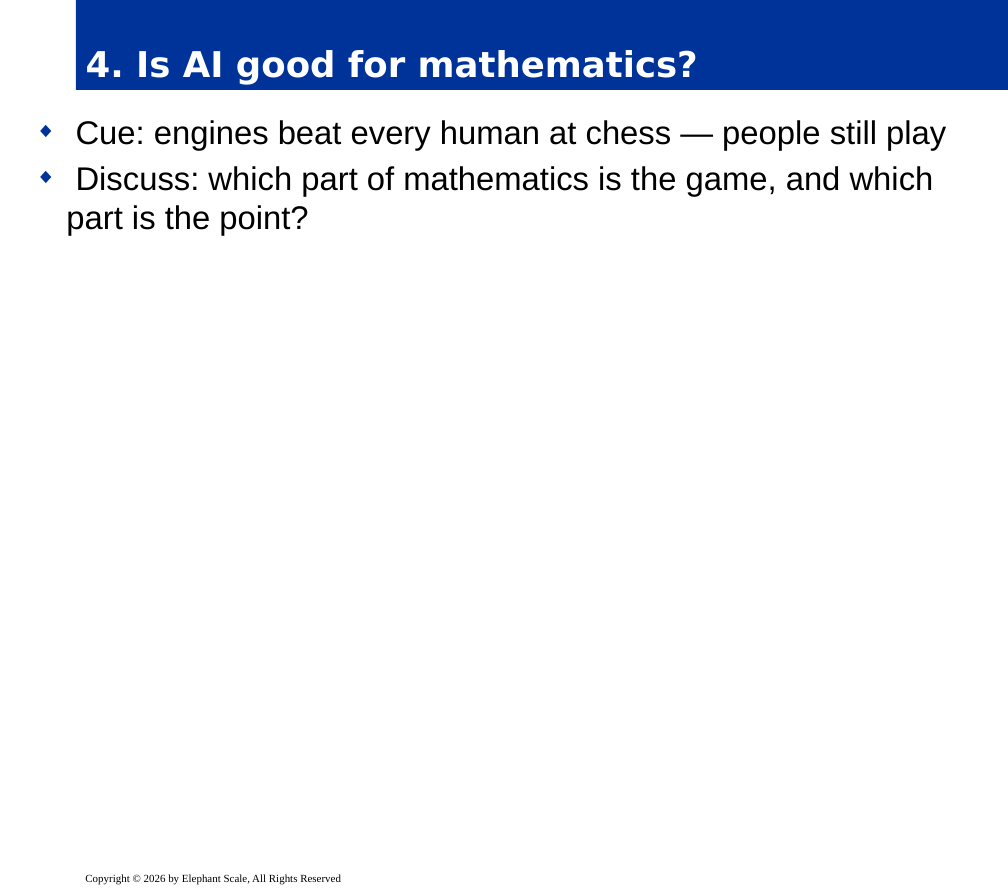
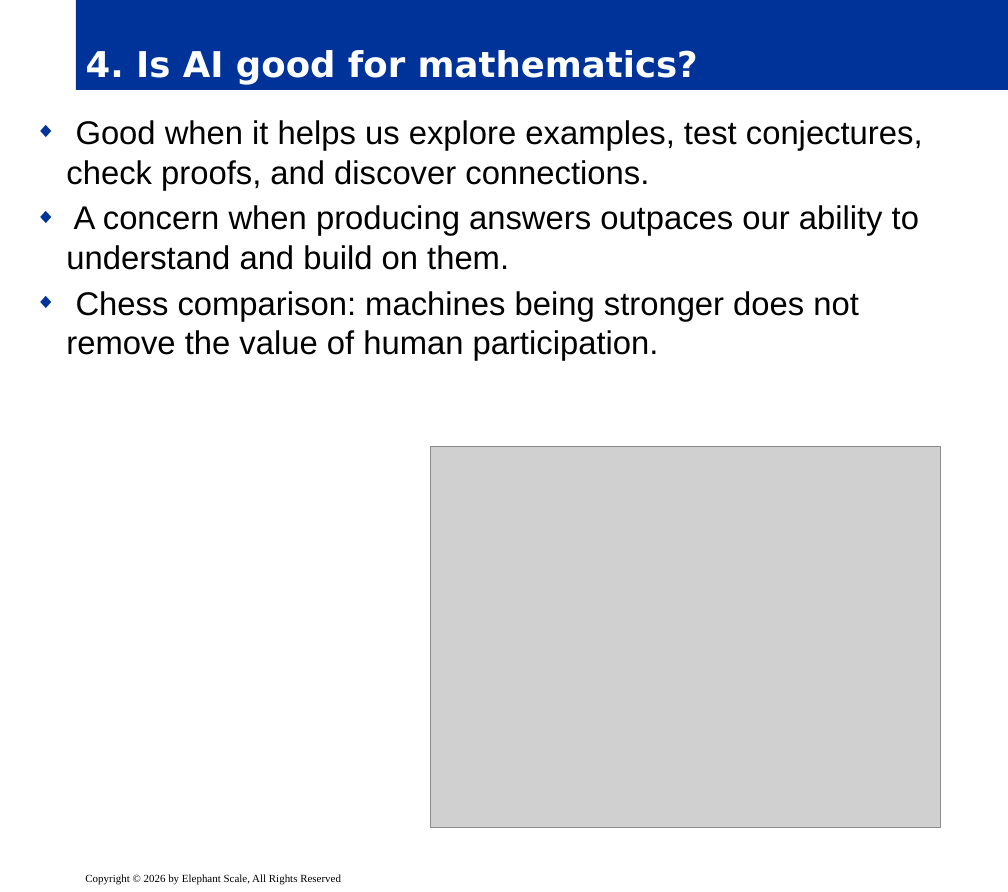
Before and after one commit to elephantscale/OpenAI-labs, a slide deck: slide 6 of 120-eight-questions-on-math-and-AI/slides/release/01__intro.pptx. Drawn at 1008x892 pixels with LibreOffice and Linux fonts; fonts in the diff are those of the drawing; grey boxes stand for pictures; background and template pictures are left out. Boxes give left, top, right and bottom in pixels: in the first picture for what was removed or moved away, otherwise in the second. Text is boxed around its words. In the diff, an @@ line names an element or a change of style, - is before the commit and + after.

```diff
--- a/120-eight-questions-on-math-and-AI/slides/release/01__intro.pptx
+++ b/120-eight-questions-on-math-and-AI/slides/release/01__intro.pptx
@@ text at [66,120,923,361]: text changed @@
-◆ Cue: engines beat every human at chess — people still play
-◆ Discuss: which part of mathematics is the game, and which part is the point?
+◆ Good when it helps us explore examples, test conjectures, check proofs, and discover connections.
+◆ A concern when producing answers outpaces our ability to understand and build on them.
+◆ Chess comparison: machines being stronger does not remove the value of human participation.
@@ picture added at [431,446,941,827] @@
```
Also in this commit, not shown: 8 other slides changed, 1 other file.
